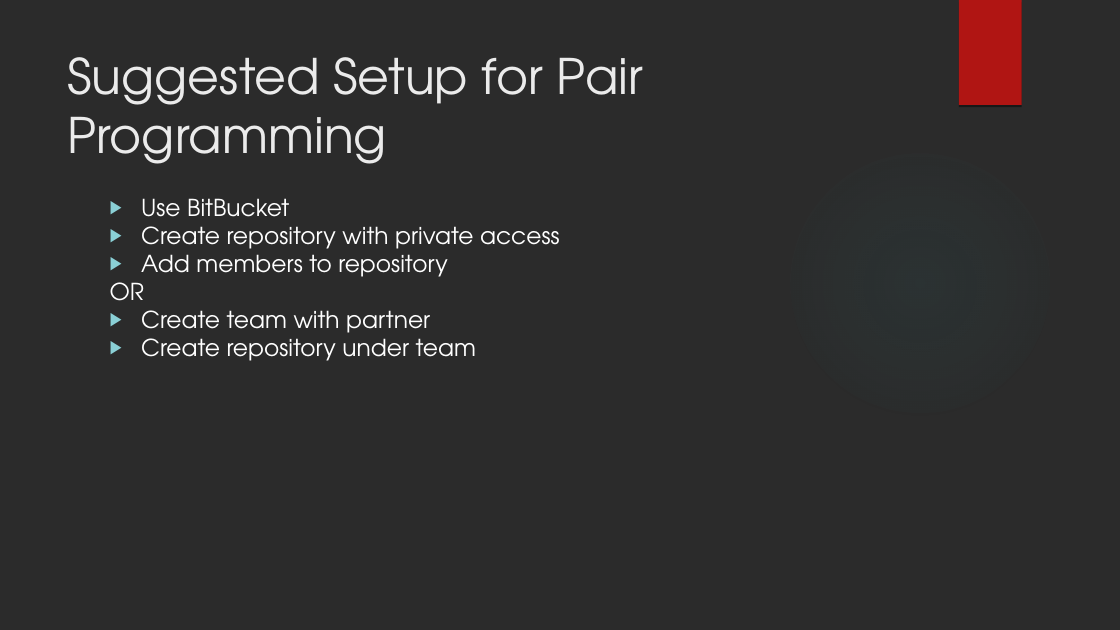
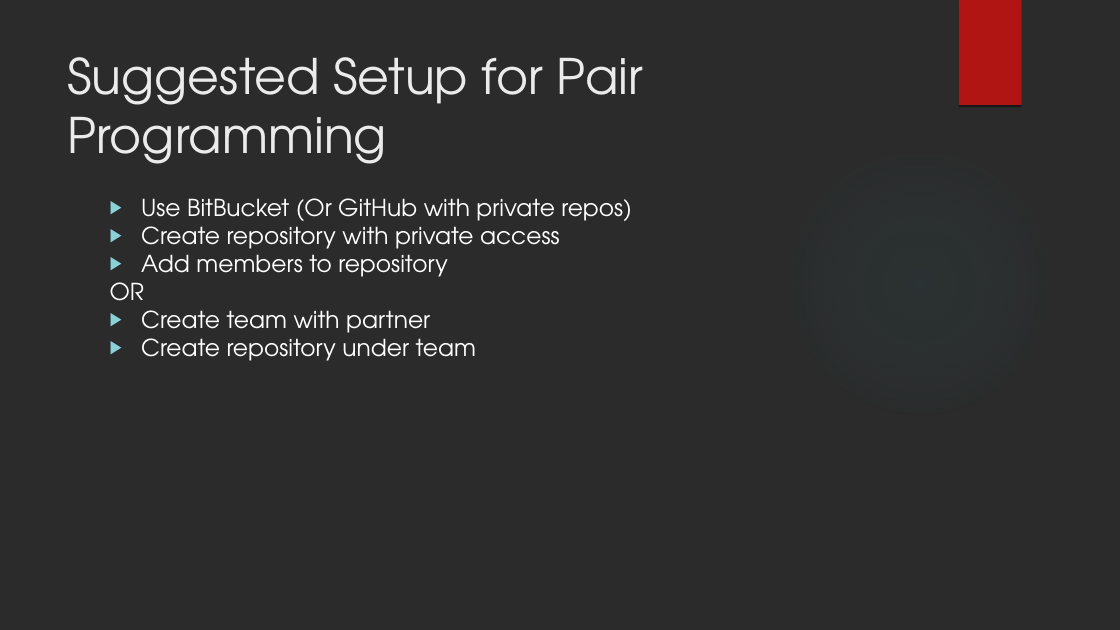
Before and after one commit to dvdmuckle/git101, a slide deck: slide 20 of Git 101.odp. Drawn at 1120x630 pixels with LibreOffice and Linux fonts; fonts in the diff are those of the drawing; background and template pictures are left out; a plain dark background stands for a picture behind light text. Boxes give left, top, right and bottom in pixels: in the first picture for what was removed or moved away, otherwise in the second. Text is boxed around its words. In the diff, an @@ line names an element or a change of style, - is before the commit and + after.

```diff
--- a/Git 101.odp
+++ b/Git 101.odp
@@ text at [141,198,631,227]: text changed @@
-▶ Use BitBucket
+▶ Use BitBucket (Or GitHub with private repos)
```
Also in this commit, not shown: 4 other slides changed.
